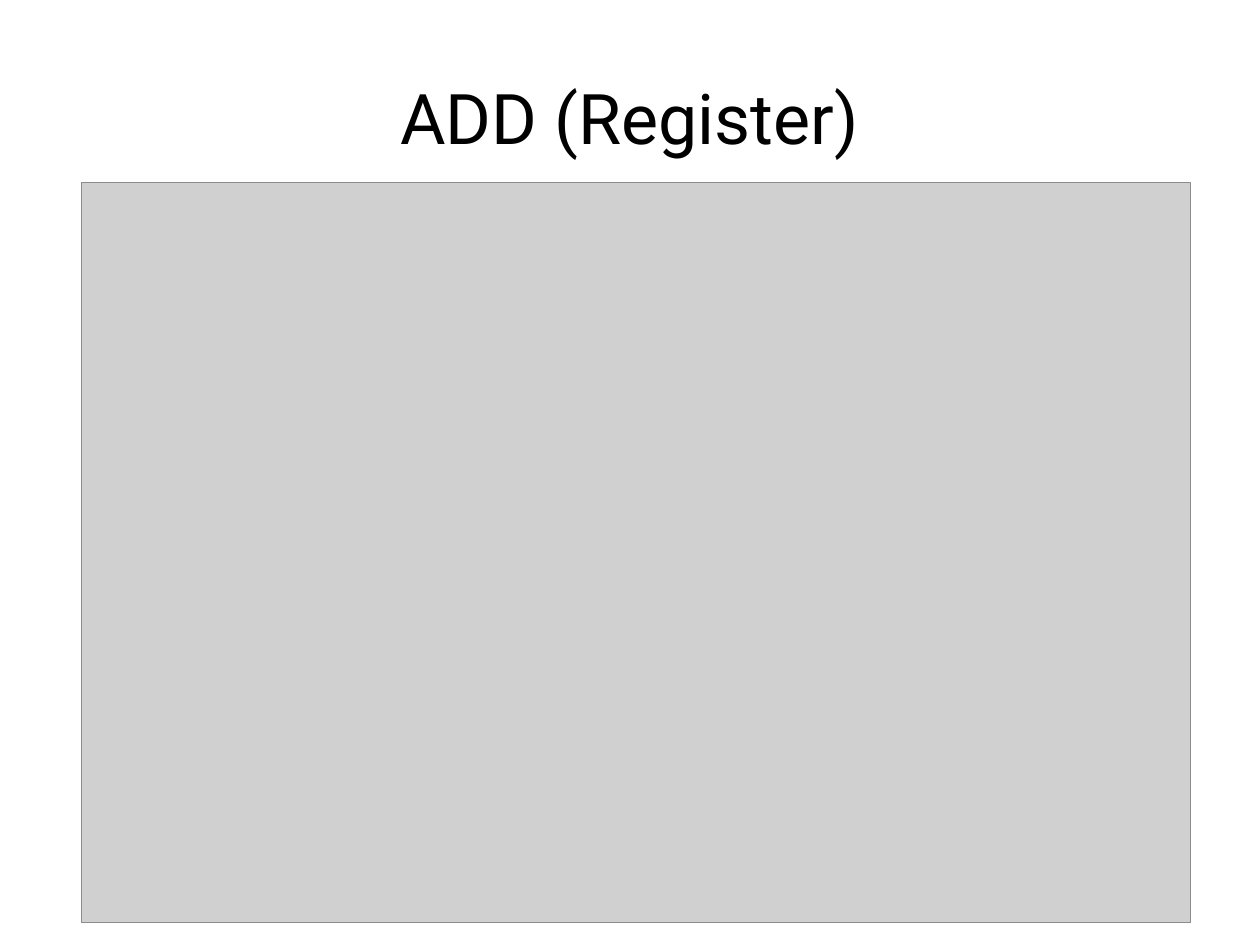
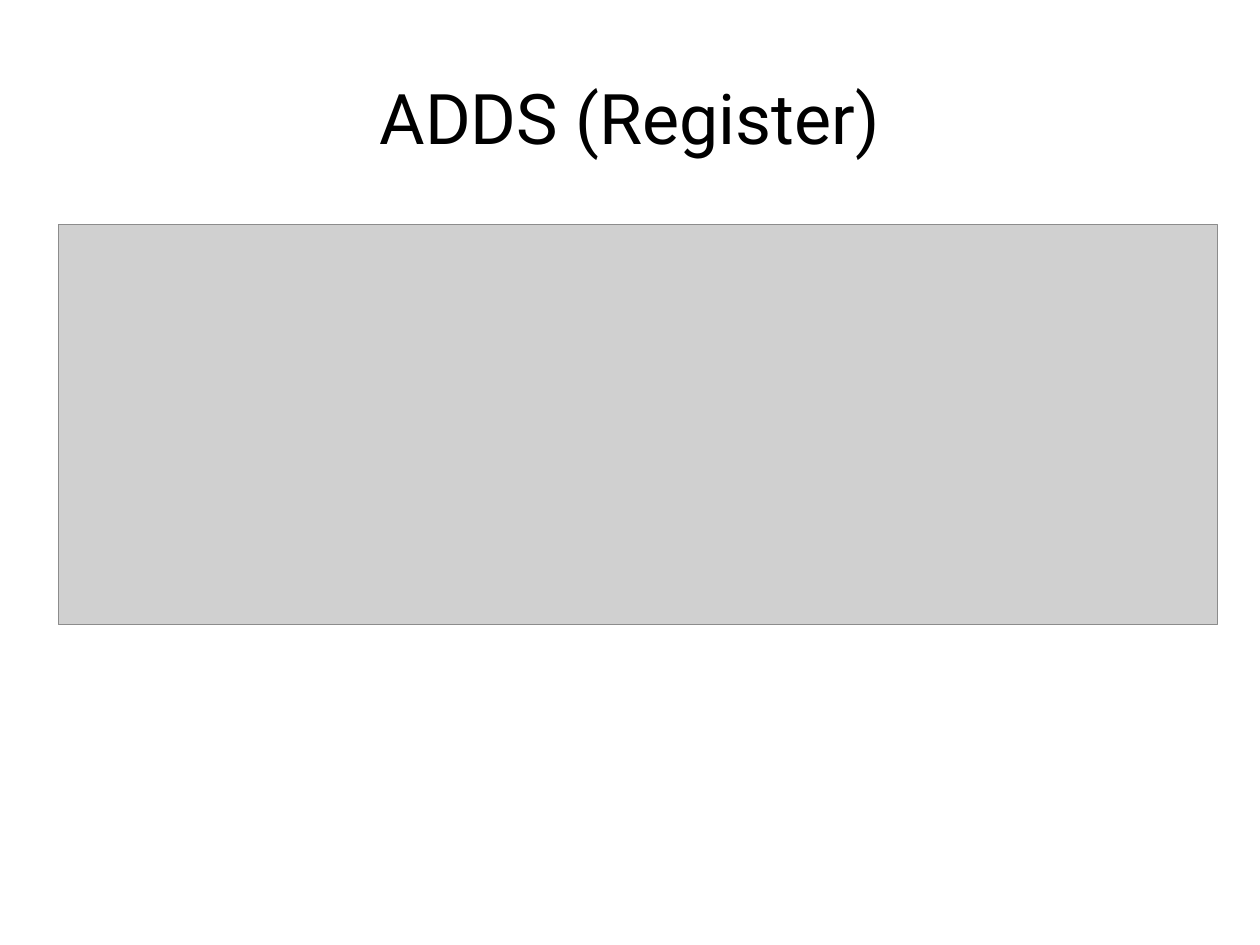
Before and after one commit to jardelufc/RISCME, a slide deck: slide 8 of docs/RISCME..pptx (slide 7 before the commit). Drawn at 1260x945 pixels with LibreOffice and Linux fonts; fonts in the diff are those of the drawing; grey boxes stand for pictures. Boxes give left, top, right and bottom in pixels: in the first picture for what was removed or moved away, otherwise in the second. Text is boxed around its words. In the diff, an @@ line names an element or a change of style, - is before the commit and + after.

```diff
--- a/docs/RISCME..pptx
+++ b/docs/RISCME..pptx
@@ title at [380,88,880,160]: text changed @@
-ADD (Register)
+ADDS (Register)
@@ picture: place and size @@
-picture at [81,183,1190,923]
+picture at [58,225,1218,625]
```
Also in this commit, not shown: 10 other slides changed, 2 slides added, 3 other files.
